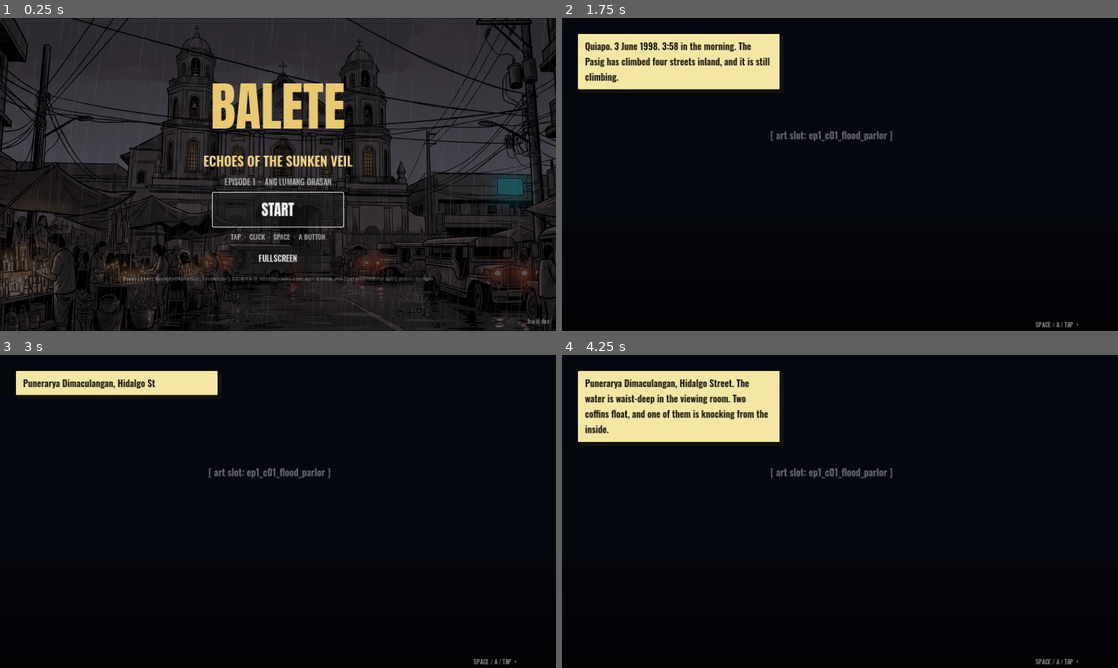
Above: before the commit, frames 1-4 (two rows, left to right).
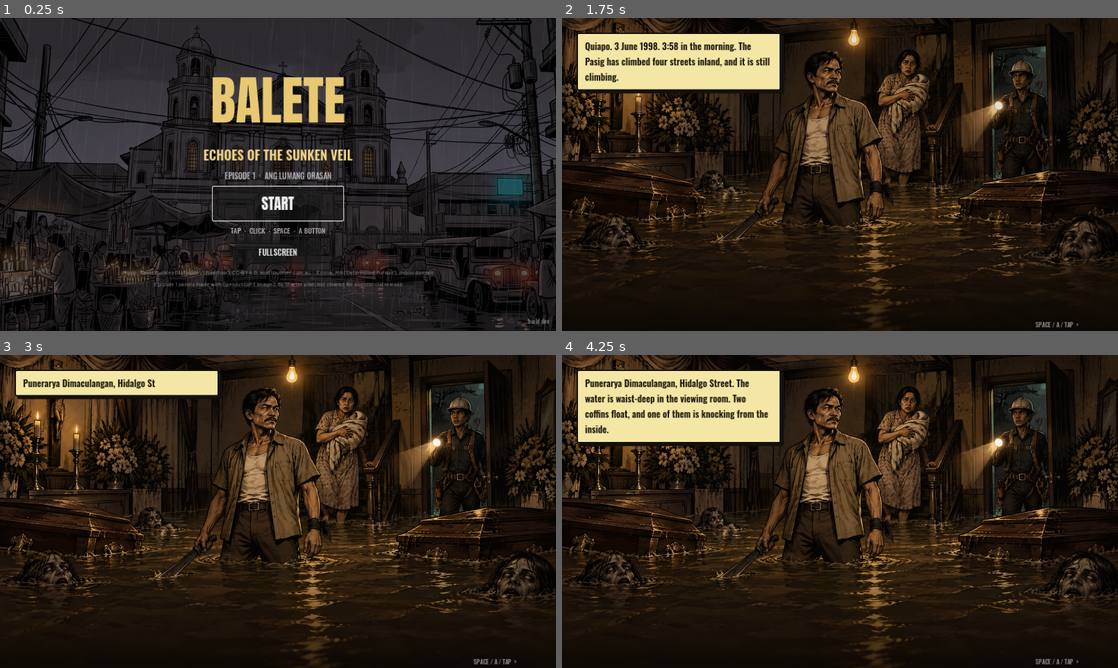
Above: after the commit, the same moments.

Repository: reyesjo2453/balete_echoes
Game: Godot game, scene res://scenes/Main.tscn
Same seed, same stepped clock (60 frames per second), same inputs: the game is played once before the commit and once after it.
Inputs (mouse positions are in pixels of both pictures, inside the frame that each line leads up to):
- Up to frame 1 (0.25 s): no input
- Up to frame 2 (1.75 s): click "START" at 0.5 s; tap Enter (ui_accept) at 1.25, 1.52 s; move the mouse to (962, 158) at 1.27 s; hold Right (ui_right) from 1.28 s (still down); tap 1 at 1.35 s; click (962, 158) at 1.42 s
- Up to frame 3 (3 s): release Right (ui_right) at 2 s; drag from (278, 511) to (250, 574) at 2.02 s; move the mouse to (333, 442) at 2.77 s; hold Right (ui_right) from 2.78 s (still down); tap 1 at 2.85 s
- Up to frame 4 (4.25 s): release Right (ui_right) at 3.5 s; drag from (812, 574) to (673, 464) at 3.52 s

The runs differ from the first frame. In frame 1, 5.1% of the frame differs, in the area x 22-78%, y 18-86%; in frame 2, 46%; in frame 3, 55%, in the area x 0-100%, y 0-100%; in frame 4, 51%.

Commit message:
Episode 1 comic panels: 26 approved OpenArt panels
Resized 2304x1296 to 1600x900 webp (no crop). Overwrites 10 placeholders,
adds 14 new ids, replaces renzo_cornered and dante_panel3_krash (aliases
dropped). Credits note: OpenArt (GPT Image 2.5), Starter plan, not cleared
for commercial release.

Co-Authored-By: Claude Opus 5.5 <noreply@anthropic.com>
Claude-Session: https://claude.ai/code/session_01AZqGtKe958KNG5CVTBMT9U

Diff:
--- a/godot/scripts/art.gd
+++ b/godot/scripts/art.gd
@@ -4,10 +4,8 @@
 ## A missing file returns null; callers draw a labelled placeholder (plug and play: drop the file in).
 
 const ALIAS := {
-	"ep1_15_renzo_cornered": "renzo_cornered",
 	"ep1_16_dante_wheel": "dante_panel1_wheel",
 	"ep1_17_dante_approach": "dante_panel2_approach",
-	"ep1_18_dante_krash": "dante_panel3_krash",
 }
 
 ## Portrait ids for the cast, mapped to the files drawn for them (the art predates the names).
--- a/godot/scripts/main.gd
+++ b/godot/scripts/main.gd
@@ -155,6 +155,7 @@
 	fs.pressed.connect(_toggle_fullscreen)
 	col.add_child(_centered(fs))
 	col.add_child(_big("Music: Scott Buckley ('Aphelion', 'Undertow'), CC-BY 4.0, scottbuckley.com.au  ·  Emma_MA ('Determined Pursuit'), public domain", Fonts.body(), 13, Color(1, 1, 1, 0.4)))
+	col.add_child(_big("Episode 1 panels made with OpenArt (GPT Image 2.5), Starter plan; not cleared for commercial release", Fonts.body(), 13, Color(1, 1, 1, 0.4)))
 	var build := _big(Story.build_label(), Fonts.label_medium(), 14, Color(1, 1, 1, 0.45))
 	build.name = "BuildLabel"
 	build.set_anchors_and_offsets_preset(Control.PRESET_BOTTOM_RIGHT)
Binary file removed: godot/assets/comics/dante_panel3_krash.png
Binary file changed: godot/assets/comics/ep1_02b_stopped_clocks.webp
Binary file changed: godot/assets/comics/ep1_03_lola_packing.webp
Binary file changed: godot/assets/comics/ep1_07_mang_domeng.webp
Binary file changed: godot/assets/comics/ep1_10_lola_tea.webp
Binary file changed: godot/assets/comics/ep1_13_aswang_fire_escape.webp
Binary file changed: godot/assets/comics/ep1_14_renzo_shock.webp
Binary file added: godot/assets/comics/ep1_15_renzo_cornered.webp
Binary file added: godot/assets/comics/ep1_18_dante_krash.webp
Binary file changed: godot/assets/comics/ep1_19_gate_brace.webp
Binary file changed: godot/assets/comics/ep1_23_aevum_chatter.webp
Binary file changed: godot/assets/comics/ep1_24_workshop_raid.webp
(and 19 more such lines)
